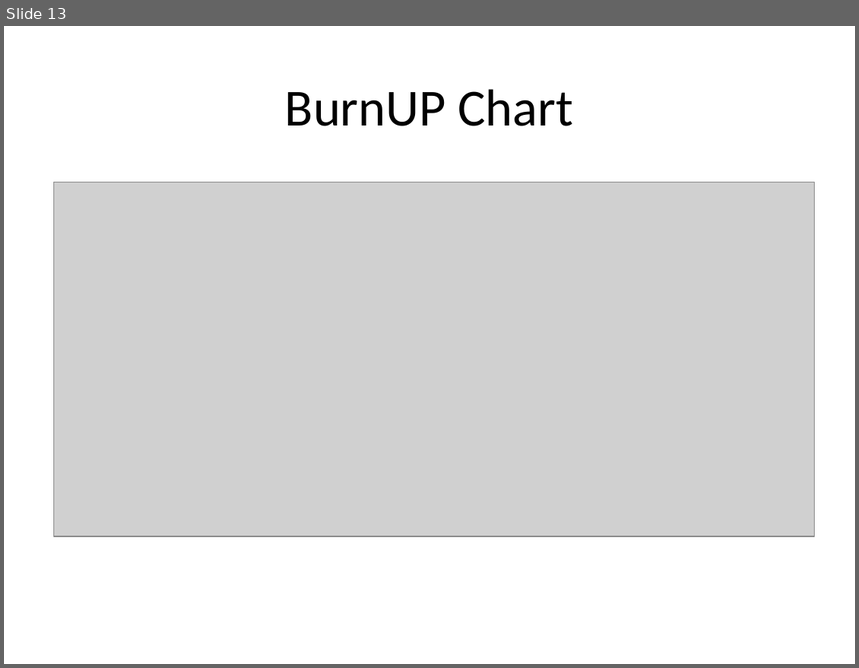
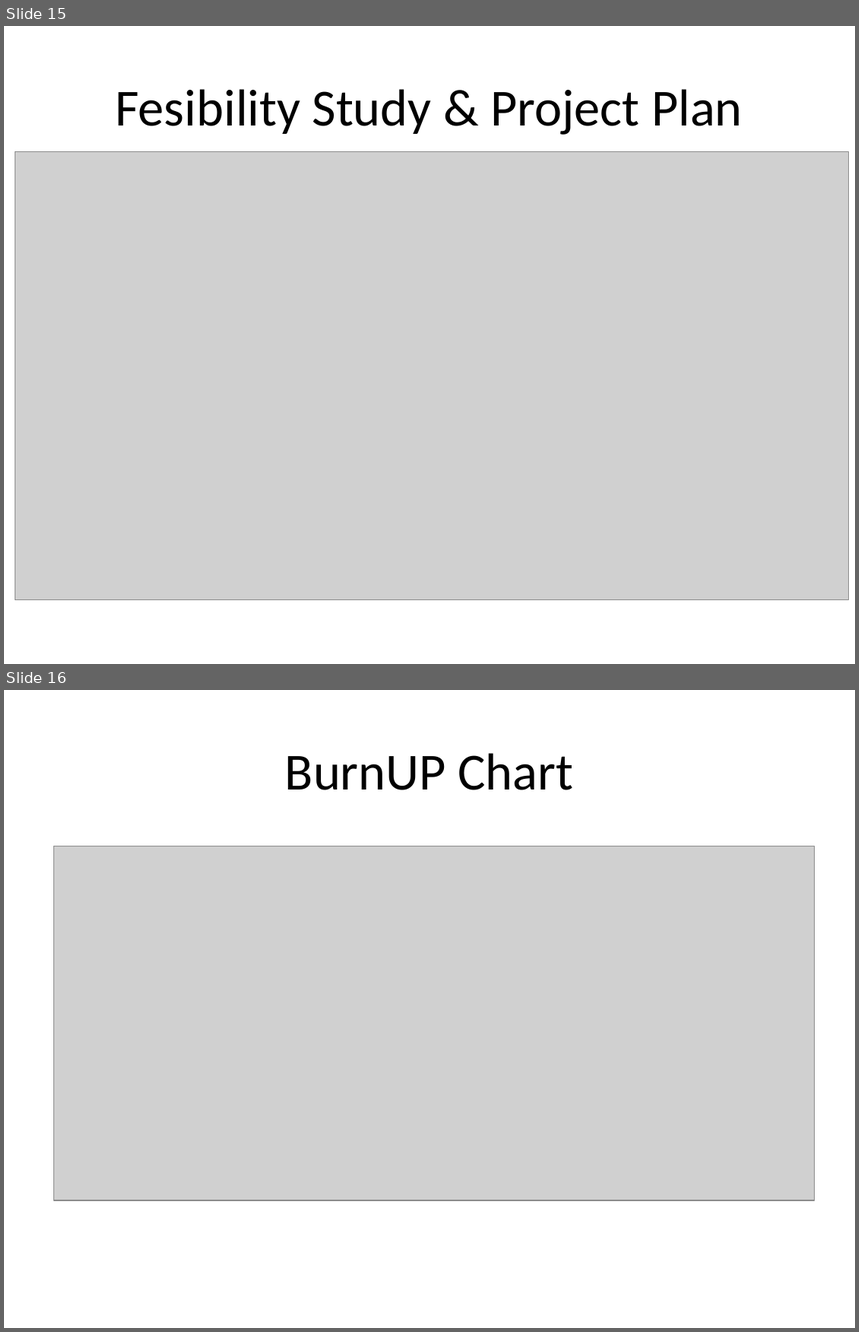
Before and after one commit to FIU-SCIS-Senior-Project-2015-Spring/Designer-Drugs-Database-App, a slide deck: Presentation Slides/Presentation 6.pptx. Shown one above the other, each under a label of ours: slide 13 before the commit, slides 15 and 16 after it. The pictures are 859x668 and 859x1332 pixels, drawn with LibreOffice and Linux fonts; fonts in the diff are those of the drawing; grey boxes stand for pictures. Boxes give left, top, right and bottom in pixels: in the first picture for what was removed or moved away, otherwise in the second. Text is boxed around its words. In the diff, an @@ line names an element or a change of style, - is before the commit and + after.

```diff
--- a/Presentation Slides/Presentation 6.pptx
+++ b/Presentation Slides/Presentation 6.pptx
@@ slide 15 added at (4,26,855,664), background #FFFFFF @@
@@ title added at (116,89,743,135), 44 pt, text #000000 @@
+Fesibility Study & Project Plan
@@ picture added at (15,152,849,601) @@
@@ what was slide 13 is now slide 16 @@
```
Also in this commit, not shown: 1 slide changed, 3 other slides added, 1 slide removed, 9 other files.
